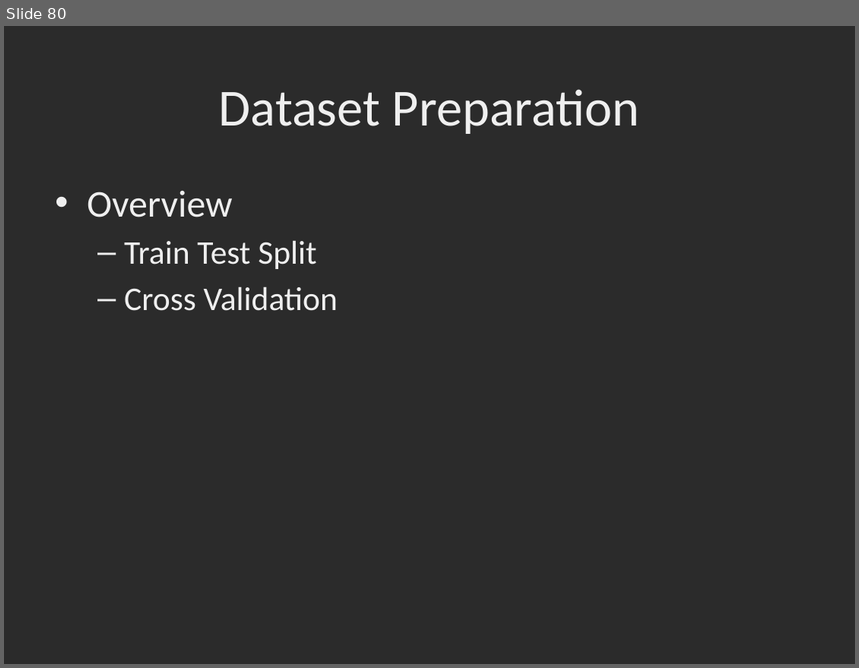
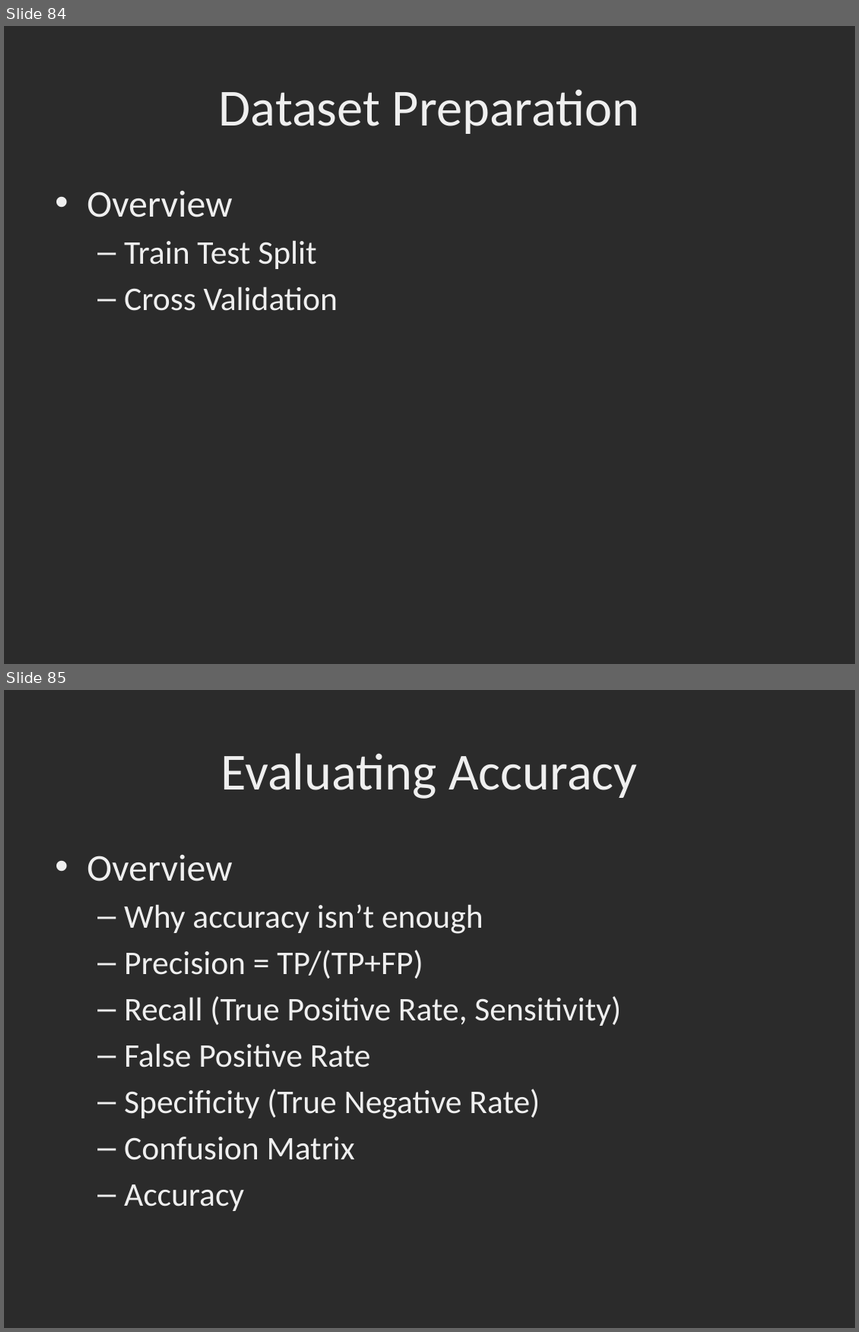
Before and after one commit to dbowmans46/PracticalProgramming, a slide deck: Session 7 - Python/Instructional Material/Session 7 - Python Brief Intro to Machine Learning with Scikit Learn.pptx. Shown one above the other, each under a label of ours: slide 80 before the commit, slides 84 and 85 after it. The pictures are 859x668 and 859x1332 pixels, drawn with LibreOffice and Linux fonts; fonts in the diff are those of the drawing; background and template pictures are left out; a plain dark background stands for a picture behind light text. Boxes give left, top, right and bottom in pixels: in the first picture for what was removed or moved away, otherwise in the second. Text is boxed around its words. In the diff, an @@ line names an element or a change of style, - is before the commit and + after.

```diff
--- a/Session 7 - Python/Instructional Material/Session 7 - Python Brief Intro to Machine Learning with Scikit Learn.pptx
+++ b/Session 7 - Python/Instructional Material/Session 7 - Python Brief Intro to Machine Learning with Scikit Learn.pptx
@@ slide 85 added at bbox=[4, 690, 855, 1328], background picture (left out) @@
@@ title added at bbox=[221, 753, 637, 799], 44 pt, text #EFEFEF @@
+Evaluating Accuracy
@@ text added at bbox=[87, 855, 621, 1211], 28 pt, text #EFEFEF @@
+• Overview
+  – Why accuracy isn’t enough
+  – Precision = TP/(TP+FP)
+  – Recall (True Positive Rate, Sensitivity)
+  – False Positive Rate
+  – Specificity (True Negative Rate)
+  – Confusion Matrix
+  – Accuracy
@@ what was slide 80 is now slide 84 @@
```
Also in this commit, not shown: 3 slides changed, 26 other slides added.
